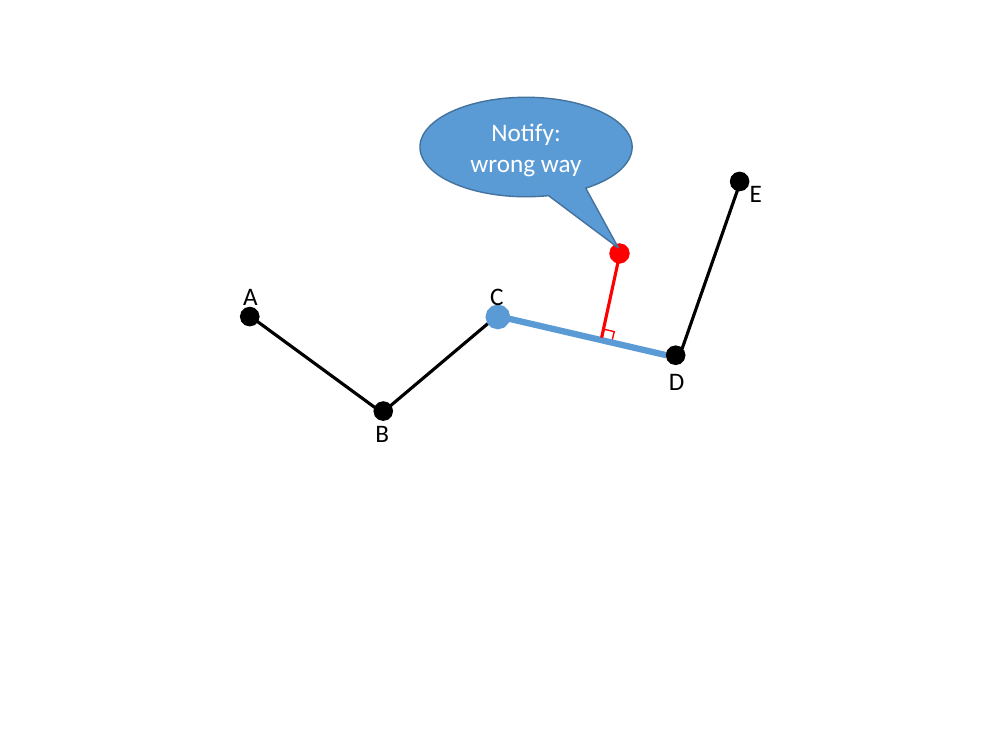
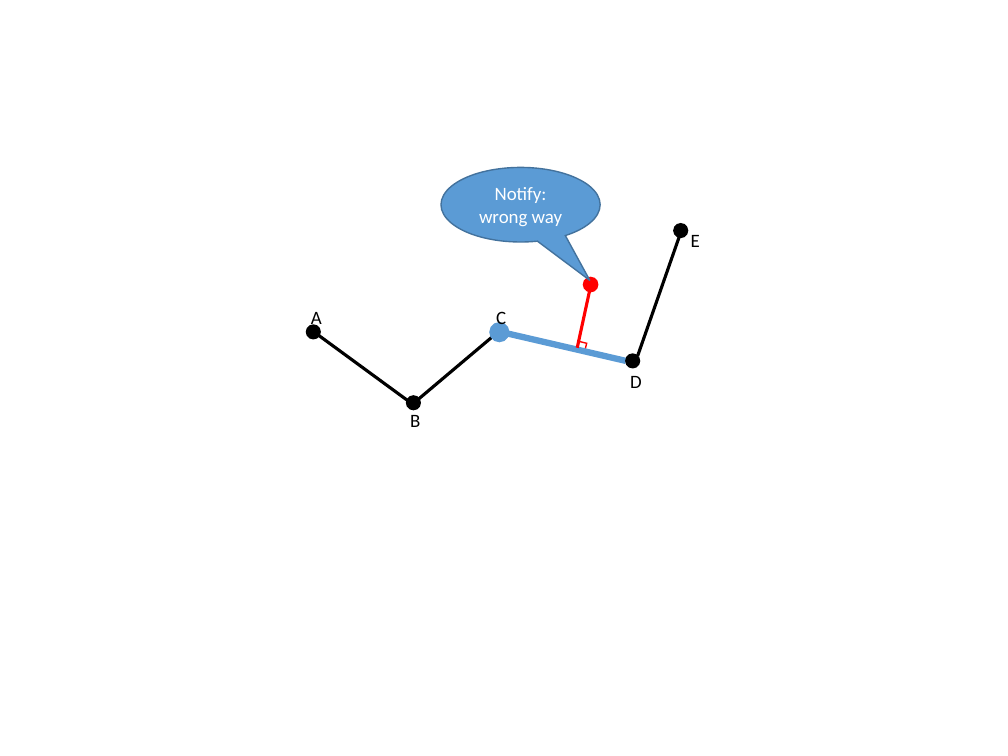
Before and after one commit to hqt/street-router, a slide deck: slide 81 of Document/presentation/full presentation.pptx (slide 138 before the commit). Drawn at 1008x756 pixels with LibreOffice and Linux fonts; fonts in the diff are those of the drawing. Boxes give left, top, right and bottom in pixels: in the first picture for what was removed or moved away, otherwise in the second. Text is boxed around its words. In the diff, an @@ line names an element or a change of style, - is before the commit and + after.

```diff
--- a/Document/presentation/full presentation.pptx
+++ b/Document/presentation/full presentation.pptx
@@ speech bubble "Notify: wrong way": place and size @@
-speech bubble "Notify: wrong way" at [420,98,633,198]
+speech bubble "Notify: wrong way" at [442,167,601,242]
@@ line moved from (682, 349) - (740, 184) to (638, 356) - (680, 233) @@
@@ ellipse: place and size @@
-ellipse at [731,172,749,191]
+ellipse at [674,224,688,238]
@@ size 18 to 13.5 pt in 6 elements at [496,309,506,330], [630,376,642,388], [410,415,420,427], [311,312,322,330], [442,167,601,242], [691,235,700,247] @@
@@ text "E": place and size @@
-text "E" at [750,185,762,202]
+text "E" at [691,235,700,247]
@@ line moved from (619, 260) - (602, 338) to (590, 290) - (578, 348) @@
@@ ellipse: place and size @@
-ellipse at [610,244,629,263]
+ellipse at [584,277,598,291]
@@ text "A": place and size @@
-text "A" at [243,288,258,311]
+text "A" at [311,312,322,330]
@@ ellipse: place and size @@
-ellipse at [241,307,259,326]
+ellipse at [306,325,321,339]
@@ text "C": place and size @@
-text "C" at [490,288,503,311]
+text "C" at [496,309,506,330]
@@ ellipse: place and size @@
-ellipse at [489,307,507,326]
+ellipse at [493,326,507,340]
@@ line moved from (250, 316) - (382, 413) to (313, 332) - (412, 404) @@
@@ line moved from (382, 413) - (497, 316) to (412, 404) - (499, 332) @@
@@ line moved from (497, 316) - (666, 355) to (499, 332) - (626, 361) @@
@@ rectangle: place and size @@
-rectangle at [602,330,614,342]
+rectangle at [577,342,586,352]
@@ ellipse: place and size @@
-ellipse at [666,346,684,364]
+ellipse at [626,354,640,368]
@@ text "D": place and size @@
-text "D" at [669,373,684,390]
+text "D" at [630,376,642,388]
@@ text "B": place and size @@
-text "B" at [375,425,389,442]
+text "B" at [410,415,420,427]
@@ ellipse: place and size @@
-ellipse at [374,402,392,420]
+ellipse at [406,396,420,410]
```
Also in this commit, not shown: 30 other slides changed, 134 slides added, 113 slides removed.
